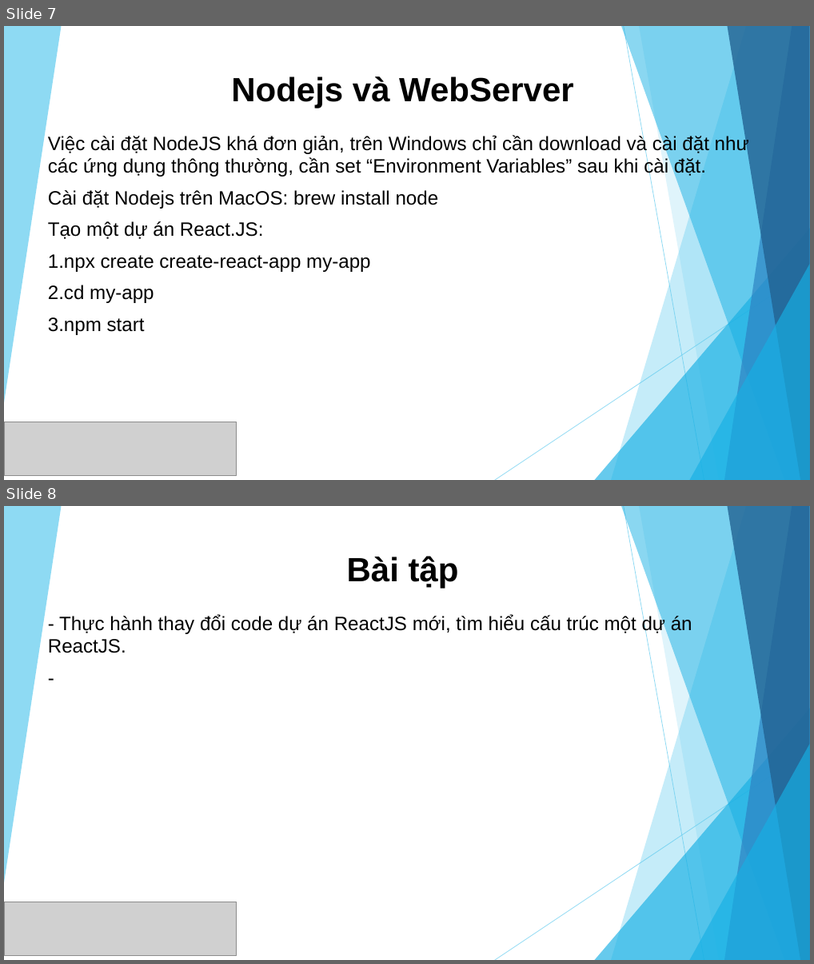
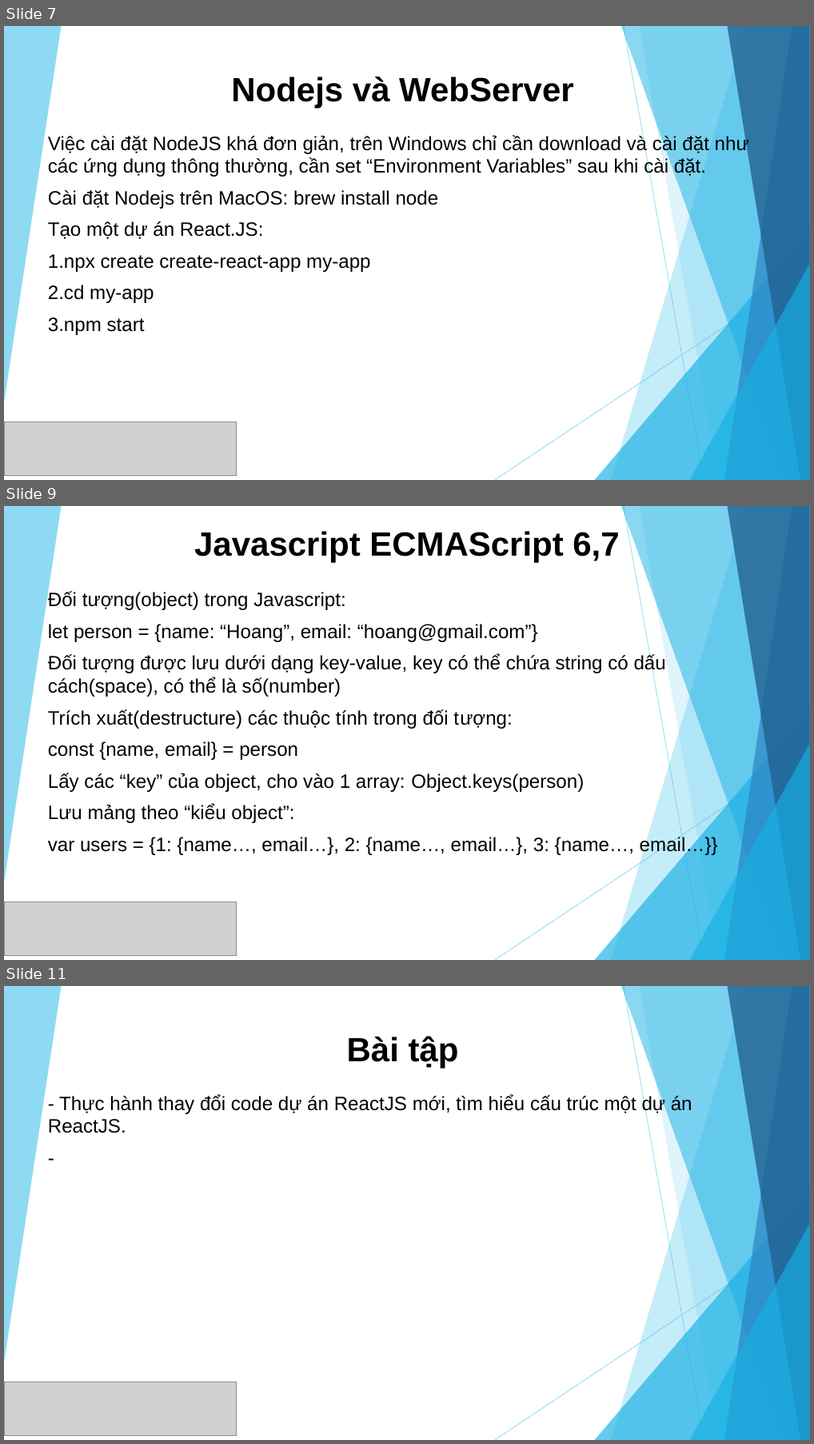
Before and after one commit to sunlight3d/CecomtechReactJST03-2019, a slide deck: Phần 1-Giới thiệu React JS.pptx. Shown one above the other, each under a label of ours: slides 7 and 8 before the commit, slides 7, 9 and 11 after it; the slides between them are not shown. The pictures are 814x964 and 814x1444 pixels, drawn with LibreOffice and Linux fonts; fonts in the diff are those of the drawing; grey boxes stand for pictures. Boxes give left, top, right and bottom in pixels: in the first picture for what was removed or moved away, otherwise in the second. Text is boxed around its words. In the diff, an @@ line names an element or a change of style, - is before the commit and + after.

```diff
--- a/Phần 1-Giới thiệu React JS.pptx
+++ b/Phần 1-Giới thiệu React JS.pptx
@@ slide 9 added at box(4, 506, 810, 960), background #FFFFFF; not listed: 10 template elements that a slide beside it also shows @@
@@ title added at box(194, 531, 619, 562), 40 pt, text #000000, bold @@
+Javascript ECMAScript 6,7
@@ subtitle added at box(48, 591, 718, 855), 23 pt, text #000000 @@
+Đối tượng(object) trong Javascript:
+let person = {name: “Hoang”, email: “hoang@gmail.com”}
+Đối tượng được lưu dưới dạng key-value, key có thể chứa string có dấu cách(space), có thể là số(number)
+Trích xuất(destructure) các thuộc tính trong đối tượng:
+const {name, email} = person
+Lấy các “key” của object, cho vào 1 array: Object.keys(person)
+Lưu mảng theo “kiểu object”:
+var users = {1: {name…, email…}, 2: {name…, email…}, 3: {name…, email…}}
@@ picture added at box(4, 902, 237, 956) @@
@@ what was slide 8 is now slide 11 @@
```
Also in this commit, not shown: 1 slide changed, 2 other slides added, 2 other files.
